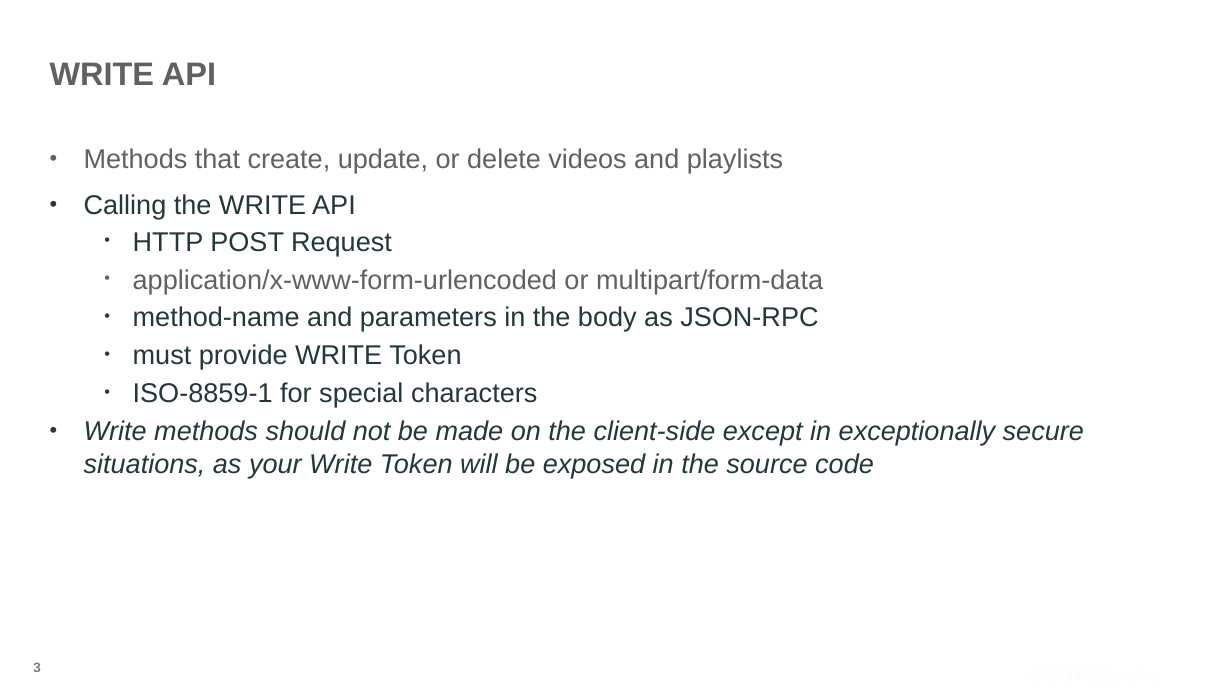
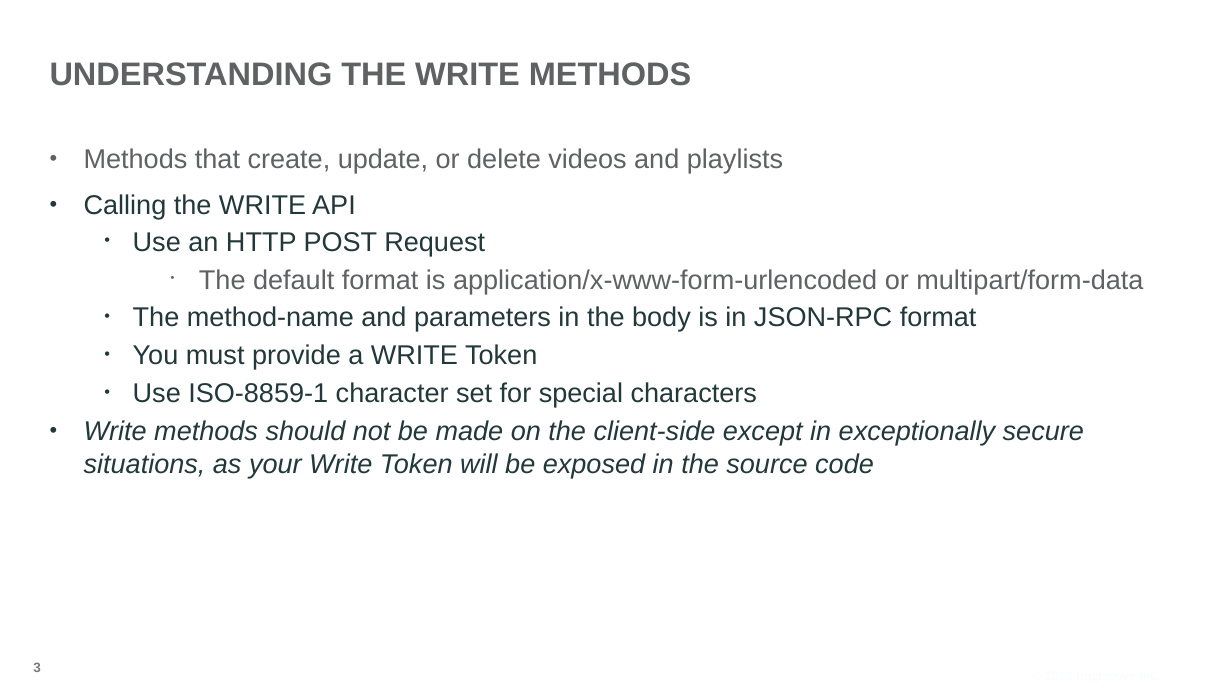
Before and after one commit to BrightcoveLearning/VideoCloudMediaAPI, a slide deck: slide 3 of VideoSessionsMaterials/understanding-write-methods.pptx. Drawn at 1232x693 pixels with LibreOffice and Linux fonts; fonts in the diff are those of the drawing; background and template pictures are left out. Boxes give left, top, right and bottom in pixels: in the first picture for what was removed or moved away, otherwise in the second. Text is boxed around its words. In the diff, an @@ line names an element or a change of style, - is before the commit and + after.

Commit message:
updates

```diff
--- a/VideoSessionsMaterials/understanding-write-methods.pptx
+++ b/VideoSessionsMaterials/understanding-write-methods.pptx
@@ title at (50, 62, 691, 86): text changed @@
-WRITE API
+UNDERSTANDING THE WRITE METHODS
@@ text at (133, 232, 1143, 407): text changed @@
-  • HTTP POST Request
-  • application/x-www-form-urlencoded or multipart/form-data
-  • method-name and parameters in the body as JSON-RPC
-  • must provide WRITE Token
-  • ISO-8859-1 for special characters
+  • Use an HTTP POST Request
+    • The default format is application/x-www-form-urlencoded or multipart/form-data
+  • The method-name and parameters in the body is in JSON-RPC format
+  • You must provide a WRITE Token
+  • Use ISO-8859-1 character set for special characters
```
Also in this commit, not shown: 2 other slides changed, 4 slides removed.
